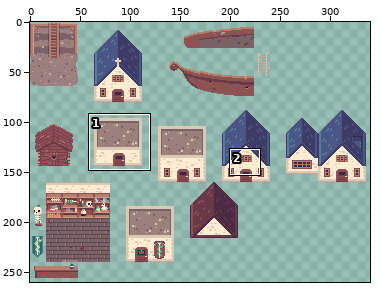
Two versions of one sprite sheet, static/images/large-sprites.png. The picture above shows the old version from afar; the outline marks the close-up.
Close-up. Before the edit:
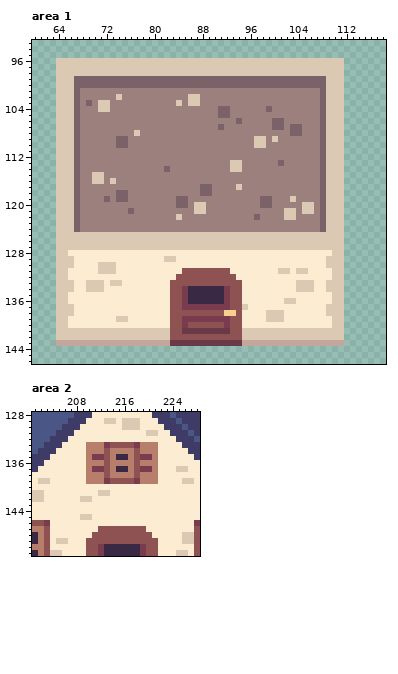
The file is 400x400 pixels. Shown: area 1: x 60..118, y 93..146; area 2: x 201..228, y 128..151. The wide view leaves out empty margins. The commit also changed other parts of the picture, which this record leaves out.
And afterwards:
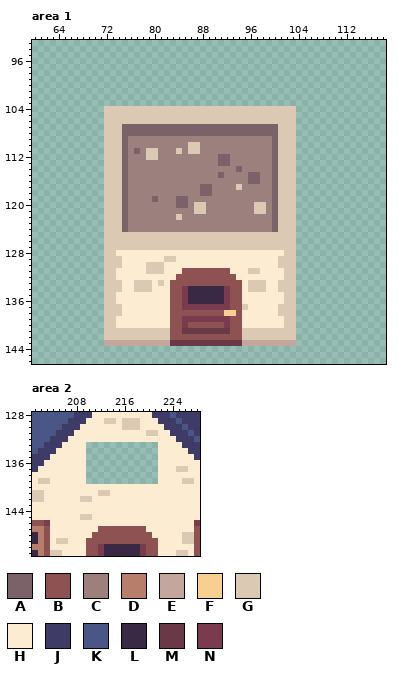
Palette (. is transparent): A #7b6268  B #8f5252  C #9c807e  D #b87e6c  E #c3a79c  F #f7cf91  G #dbc9b4  H #fcecd1  J #3e3b66  K #4a5786  L #392945  M #6a3948  N #7a3b4f
Difference:
Changed rows in their new state; - is an unchanged pixel.
Area 1:
first column x 64:
 96 ................................................
 97 ................................................
 98 ................................................
 99 ................................................
100 ................................................
101 ................................................
102 ................................................
103 ................................................
104 ........-GGGGGGGGGGGGGGGGGGGGGGGGGGGGGGG........
105 ........GGGGGGGGGGGGGGGGGGGGGGGGGGGGGGGG........
106 ........GGGGGGGGGGGGGGGGGGGGGGGGGGGGGGGG........
107 ........GGGAAAAAAAAAAAAAAAA-AAAAAAAA-GGG........
108 ........GGGAAAAAAAAAAAAAAAAAAAAAAAAAAGGG........
109 ........GGG----------------------CC-AGGG........
110 ........GGG-----------GG---------CC-AGGG........
111 ........GGGA-A-GG---G-GG------------AGGG........
112 ........GGGA---GG----------AA-------AGGG........
113 ........GGGA---------------AACC-----AGGG........
114 ........GGGA------C----------CA-----AGGG........
115 ........GGGA---------------A----AA--AGGG........
116 ........G-GA--------------------AA--AGGG........
117 ........GGGA------------------------AGGG........
118 ........GGG-------------------------AGGG........
119 ........GGG-----A-----------------CCAGG-........
120 ........GGGA---------------------GGCAGGG........
121 ........GGGAC--------------------GG-AG--........
122 ........GGGA---------------------C--AG--........
123 ........GGGA------------------------AGGG........
124 ........GGGA------------------------AGGG........
125 ........--------------------------------........
126 ........--------------------------------........
127 ........--------------------------------........
128 ........GG----------------------------GG........
129 ........GGG--------------------------GGG........
130 ........--G----GGG-------------------GGG........
131 ........-------GGG--------------GG---H-G........
132 ........GG----------------------------GG........
133 ........G----GGG-G--------------GGG--GGG........
134 ........GGG--GGG----------------GGG--GGG........
135 ........GG----------------------------GG........
136 ........GG------------------------------........
137 ........GGG--------------------------GGG........
138 ........GGG------------------------HH-GG........
139 ........GGHH-----------------------HHHGG........
140 ........GG----------------------------GG........
141 ........--------------------------------........
142 ........--------------------------------........
143 ........--------------------------------........
Area 2:
first column x 210:
133 ............
134 ............
135 ............
136 ............
137 ............
138 ............
139 ............
Changed places in both close-ups, as pixel boxes (x1, y1, x2, y2):
changed: (56, 58, 344, 346)
erased: (86, 442, 158, 484)
